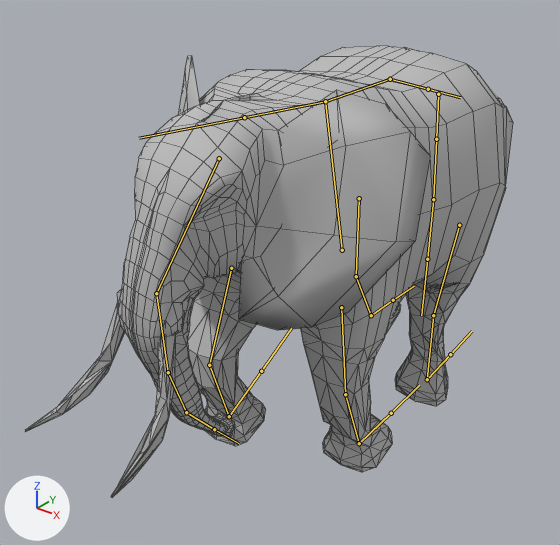
A saved change to the FBX model WoB_Client/Assets/Resources/Models/African Elephant.fbx.
Camera for both pictures: a 50 mm lens placed at (13.3, -19.8, 16.8), pointed at (-1.3, -1.5, 5.4). Lighting does not change. The marker at lower left points along +X, +Y and +Z. Both versions are drawn at frame 19 of the action 'Armature|walk'; the numbers are the values there. The bones that bend it are drawn over the model as lines. Mesh edges are drawn as thin lines.

The first picture shows 'Elephant.001'.
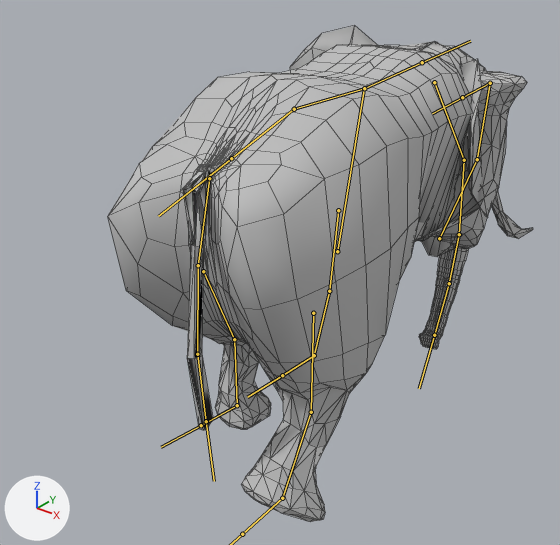
Location of each change, [x1, y1, x2, y2] in pixels of the pictures (560 x 545 px):
'Elephant.001', posed (13% narrower, 10% taller)
    before: [25, 46, 513, 498]
    after: [108, 26, 533, 522]
bone 'Bone', root to tip
    before: (342, 250) to (325, 102)
    after: (337, 251) to (364, 89)
bone 'Bone.017', root to tip
    before: (231, 268) to (209, 365)
    after: (439, 238) to (477, 159)

The edits, one by one:
Object 'Armature' (bone_rig_object) moves from (0.02, 0.05, 5.48) to (-0.02, -0.05, 5.48).
Object 'Armature' (bone_rig_object) turns from (0, 0, 0) to (0, 0, 180) degrees about its own x, y and z.
Bone 'Bone' (bone_bone) moves from (0.0, -0.1, 0.02) to (0.0, -0.09, 0.05).
Bone 'Bone.017' (bone_bone_017) turns from (31, 0, 0) to (37, 0, -180) degrees about its own x, y and z.
